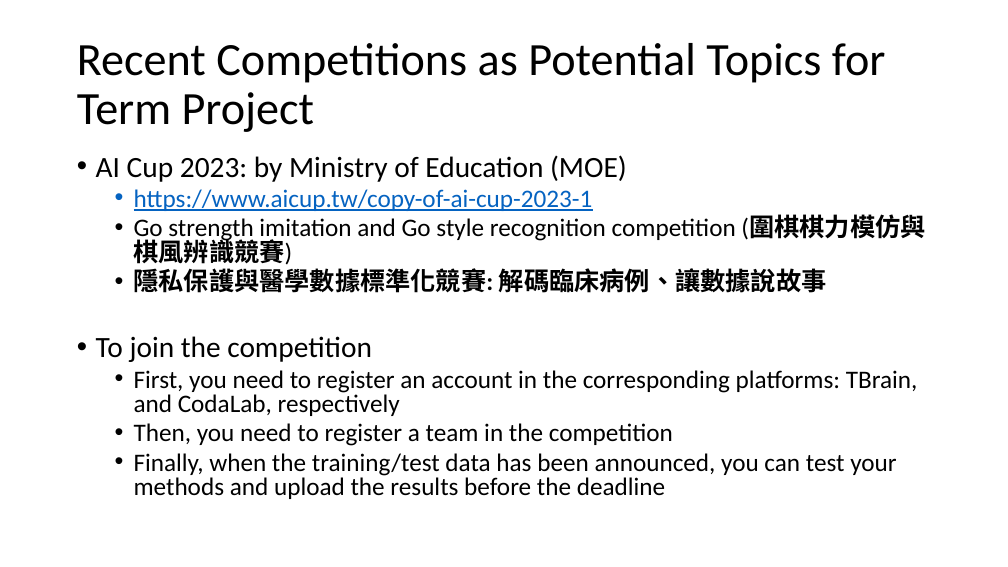
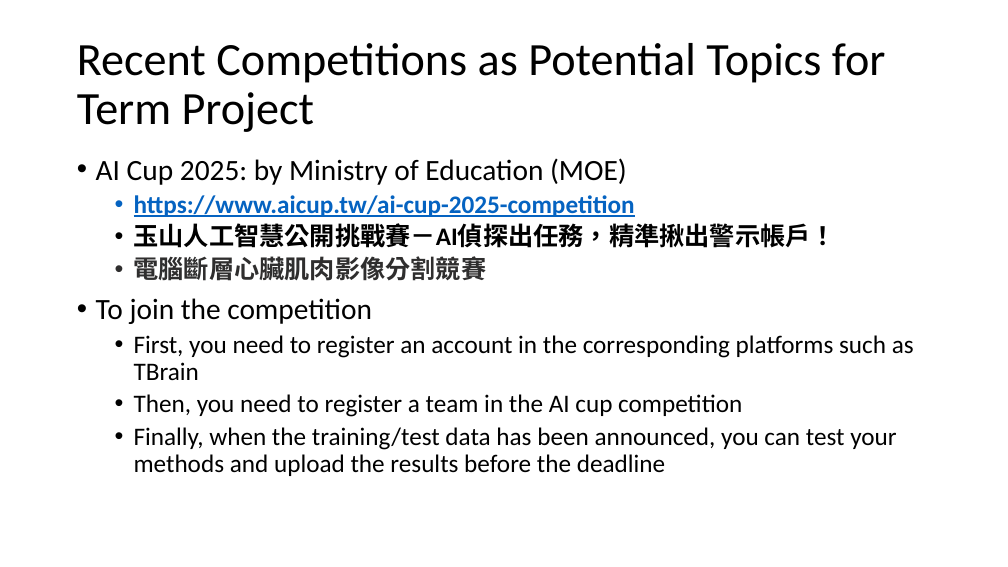
Before and after one commit to chriswjh/chriswjh.github.io, a slide deck: slide 2 of BDM/competition.pptx. Drawn at 1008x567 pixels with LibreOffice and Linux fonts; fonts in the diff are those of the drawing. Boxes give left, top, right and bottom in pixels: in the first picture for what was removed or moved away, otherwise in the second. Text is boxed around its words. In the diff, an @@ line names an element or a change of style, - is before the commit and + after.

```diff
--- a/BDM/competition.pptx
+++ b/BDM/competition.pptx
@@ text at bbox=[96, 158, 836, 281]: text changed; bold on @@
-• AI Cup 2023: by Ministry of Education (MOE)
-  • https://www.aicup.tw/copy-of-ai-cup-2023-1
-  • Go strength imitation and Go style recognition competition (圍棋棋力模仿與棋風辨識競賽)
-  • 隱私保護與醫學數據標準化競賽: 解碼臨床病例、讓數據說故事
+• AI Cup 2025: by Ministry of Education (MOE)
+  • https://www.aicup.tw/ai-cup-2025-competition
+  • 玉山人工智慧公開挑戰賽－AI偵探出任務，精準揪出警示帳戶！
+  • 電腦斷層心臟肌肉影像分割競賽
@@ text at bbox=[96, 298, 896, 476]: line spacing 0.8 to 0.9 @@
@@ text at bbox=[134, 335, 914, 417]: text changed @@
-  • First, you need to register an account in the corresponding platforms: TBrain, and CodaLab, respectively
-  • Then, you need to register a team in the competition
+  • First, you need to register an account in the corresponding platforms such as TBrain
+  • Then, you need to register a team in the AI cup competition
```
Also in this commit, not shown: 3 other slides changed.
